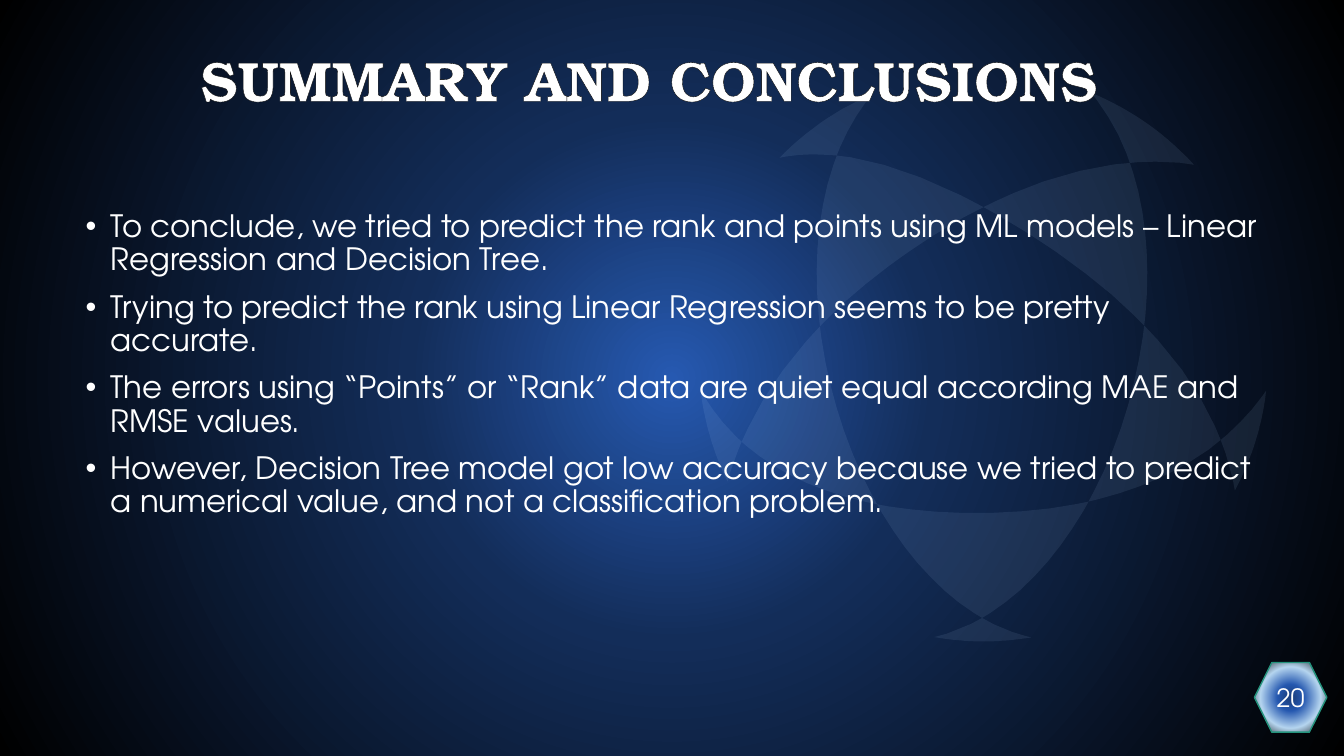
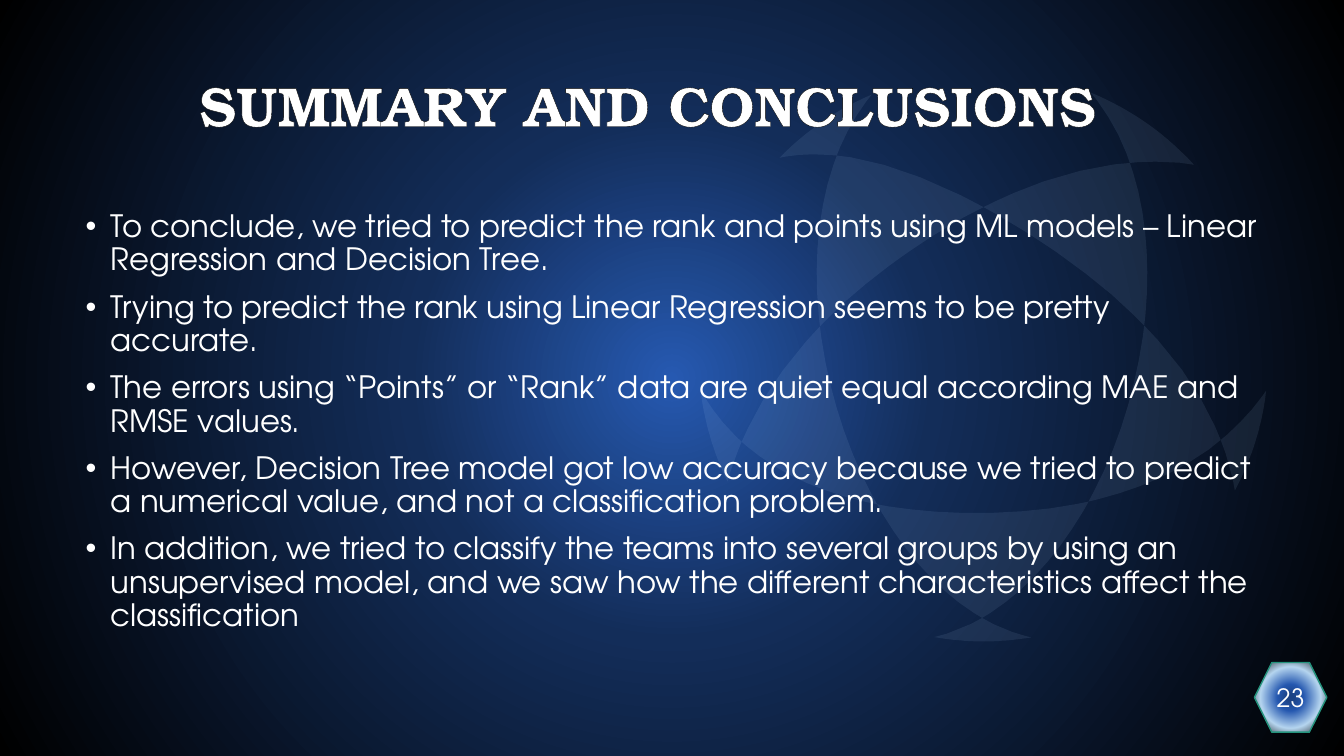
Before and after one commit to Dudi-kreis/Data-science-project, a slide deck: slide 23 of Project Presentation.pptx (slide 20 before the commit). Drawn at 1344x756 pixels with LibreOffice and Linux fonts; fonts in the diff are those of the drawing. Boxes give left, top, right and bottom in pixels: in the first picture for what was removed or moved away, otherwise in the second. Text is boxed around its words. In the diff, an @@ line names an element or a change of style, - is before the commit and + after.

```diff
--- a/Project Presentation.pptx
+++ b/Project Presentation.pptx
@@ title "SUMMARY AND CONCLUSIONS": place and size @@
-title "SUMMARY AND CONCLUSIONS" at <box>201,62,1097,102</box>
+title "SUMMARY AND CONCLUSIONS" at <box>199,88,1095,127</box>
@@ title "SUMMARY AND CONCLUSIONS" at <box>199,88,1095,127</box>: alignment left to centre @@
@@ text at <box>111,536,1248,627</box>: paragraph added @@
+• In addition, we tried to classify the teams into several groups by using an unsupervised model, and we saw how the different characteristics affect the classification
@@ text in hexagon at <box>1277,681,1305,719</box>: text changed @@
-20
+23
```
Also in this commit, not shown: 18 other slides changed, 3 slides added, 1 other file.
